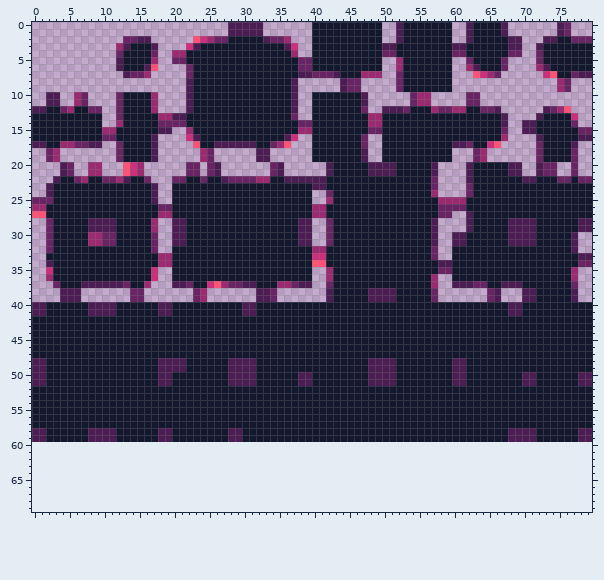
A pixel-art file gets an edit: Art/Tilemap-Sheet.aseprite. Above, as it was before the edit.
80x60 pixels, 1 frame. The old version is drawn lined up with the new one, on the new canvas.
The same view after the edit:
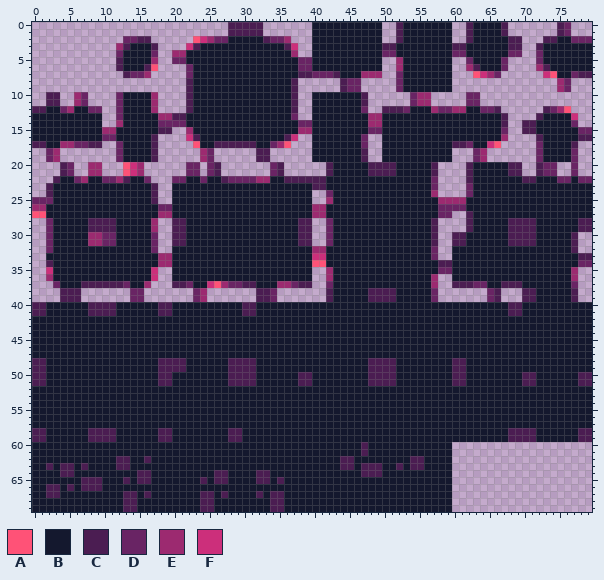
Palette (. is transparent): A #ff5277  B #14182e  C #4b1d52  D #692464  E #9c2a70  F #cc2f7b
Difference:
canvas 80x60 -> 80x70
The edit adds colour B in rows 60 to 61 at x 0 to 46 and 48 to 59; in row 62 at x 0 to 11, 14 to 15, 17 to 43, 46 to 53 and 56 to 59; in row 63 at x 0 to 1, 3, 6, 8 to 11, 14 to 43, 46, 50 to 51, 53 and 56 to 59; in row 64 at x 0 to 3, 6 to 14, 17 to 25, 28 to 31, 34 to 46 and 50 to 59; in row 65 at x 0 to 6, 10 to 12, 14, 17 to 23, 25, 28 to 31, 34 and 36 to 59; in row 66 at x 0 to 1, 4, 6 and 10 to 59.
The edit adds colour B in row 67 at x 0 to 1, 4 to 12, 15, 17 to 23, 26, 28 to 31, 33 and 36 to 59; in rows 68 to 69 at x 0 to 12, 15 to 23, 26 to 33 and 36 to 59.
The edit adds colour C in rows 60 to 61 at x 47; in row 62 at x 12 to 13, 16, 44 to 45 and 54 to 55; in row 63 at x 2, 4 to 5, 7, 12 to 13, 44 to 45, 47 to 49, 52 and 54 to 55; in row 64 at x 4 to 5, 15 to 16, 26 to 27, 32 to 33 and 47 to 49; in row 65 at x 7 to 9, 13, 15 to 16, 24, 26 to 27, 32 to 33 and 35; in row 66 at x 2 to 3, 5 and 7 to 9.
The edit adds colour C in row 67 at x 2 to 3, 13 to 14, 16, 24 to 25, 27, 32 and 34 to 35; in rows 68 to 69 at x 13 to 14, 24 to 25 and 34 to 35.
